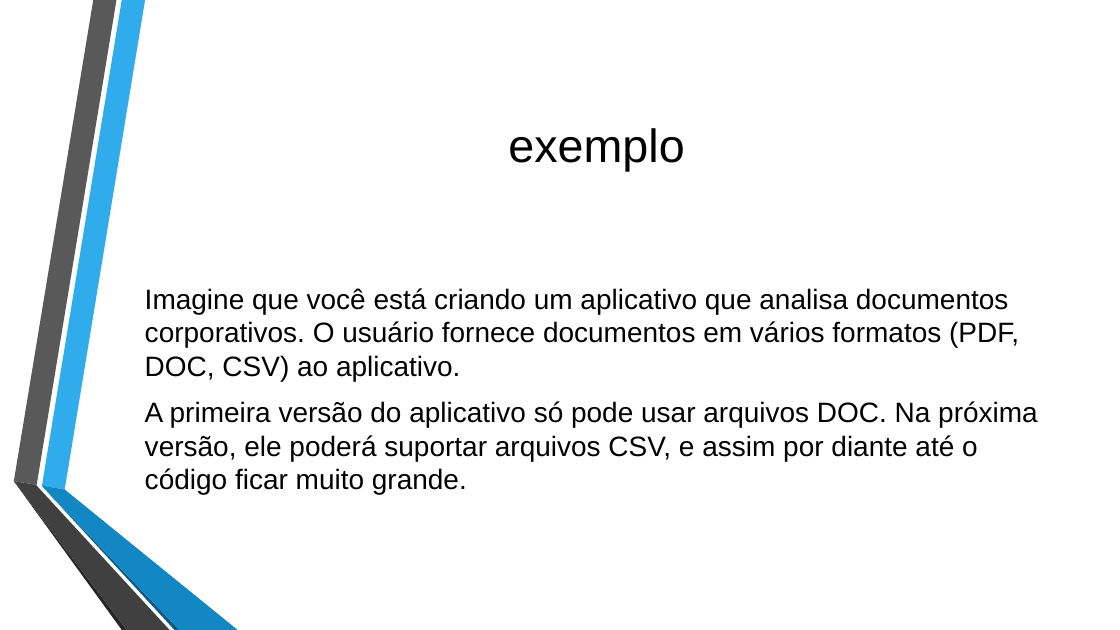
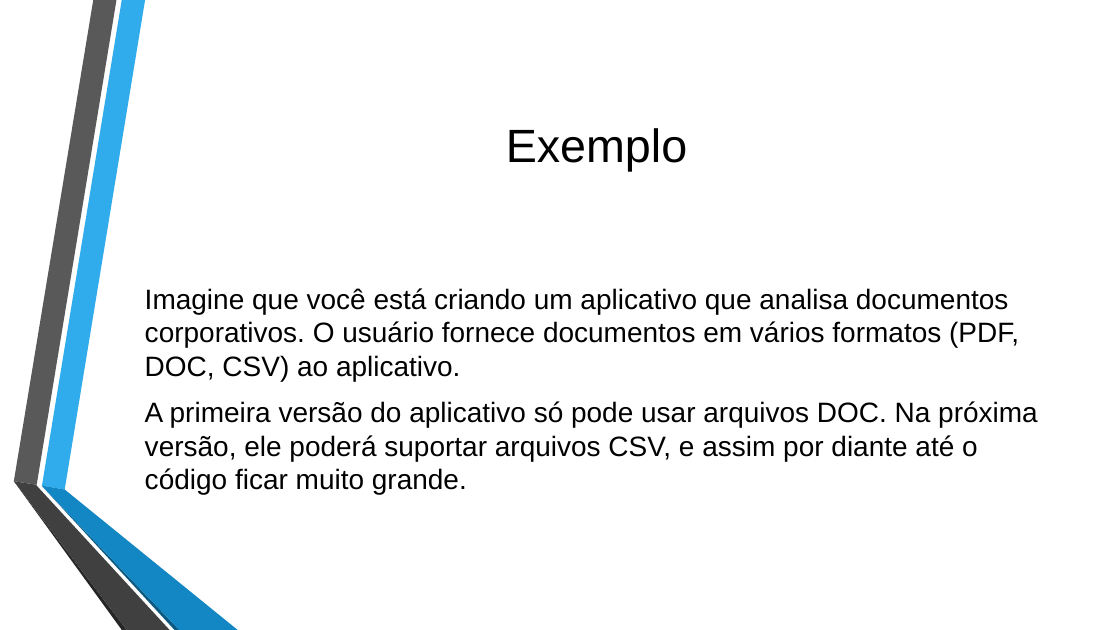
Before and after one commit to Groove-Street/Observer, a slide deck: slide 3 of Trabalho Final - EngSoft.pptx. Drawn at 1120x630 pixels with LibreOffice and Linux fonts; fonts in the diff are those of the drawing; background and template pictures are left out. Boxes give left, top, right and bottom in pixels: in the first picture for what was removed or moved away, otherwise in the second. Text is boxed around its words. In the diff, an @@ line names an element or a change of style, - is before the commit and + after.

```diff
--- a/Trabalho Final - EngSoft.pptx
+++ b/Trabalho Final - EngSoft.pptx
@@ title at <box>506,128,687,171</box>: text changed @@
-exemplo
+Exemplo
```
Also in this commit, not shown: 2 other files.
